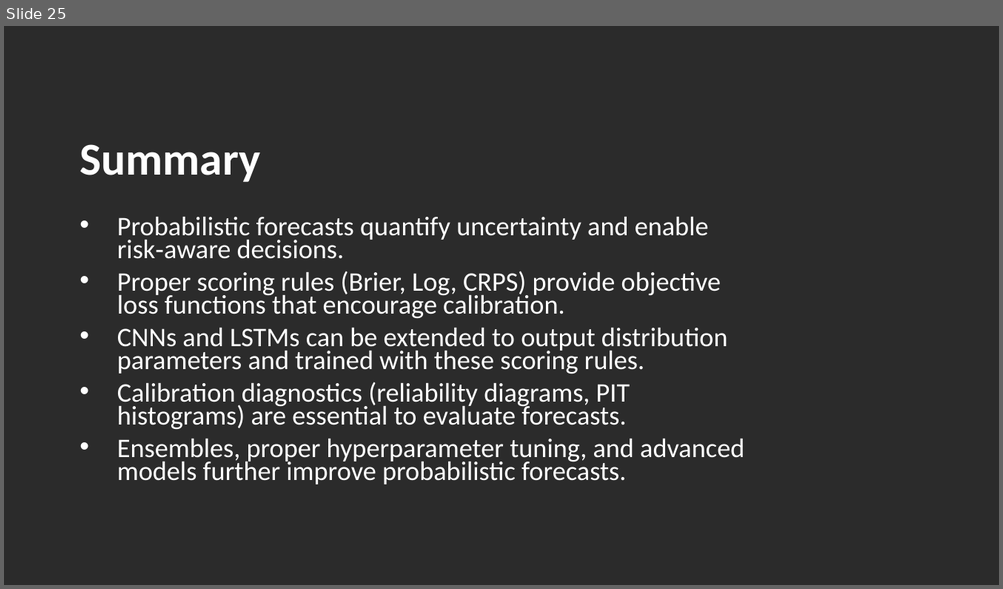
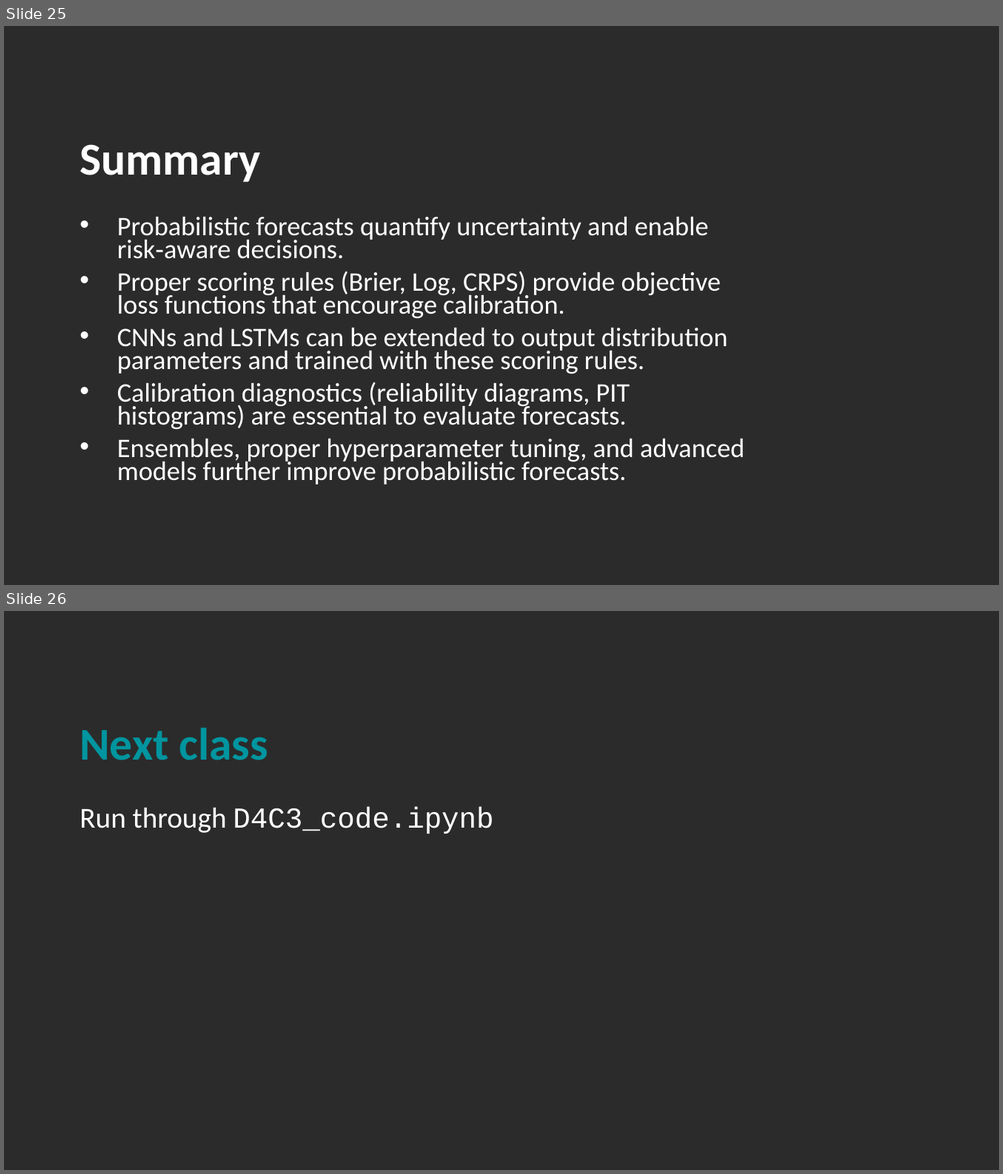
Before and after one commit to andrewcparnell/STAT41130, a slide deck: slides/day 4/D4C2_ProbNNs.pptx. Shown one above the other, each under a label of ours: slide 25 before the commit, slides 25 and 26 after it. The pictures are 1003x589 and 1003x1174 pixels, drawn with LibreOffice and Linux fonts; fonts in the diff are those of the drawing; background and template pictures are left out; a plain dark background stands for a picture behind light text. Boxes give left, top, right and bottom in pixels: in the first picture for what was removed or moved away, otherwise in the second. Text is boxed around its words. In the diff, an @@ line names an element or a change of style, - is before the commit and + after.

```diff
--- a/slides/day 4/D4C2_ProbNNs.pptx
+++ b/slides/day 4/D4C2_ProbNNs.pptx
@@ slide 26 added at (4, 611, 999, 1170), background picture (left out) @@
@@ title added at (79, 728, 268, 760), 44 pt, text #00959F, bold @@
+Next class
@@ text added at (79, 807, 493, 834), 28 pt, text #FFFFFF @@
+Run through D4C3_code.ipynb
```
Also in this commit, not shown: 1 other slide added.
